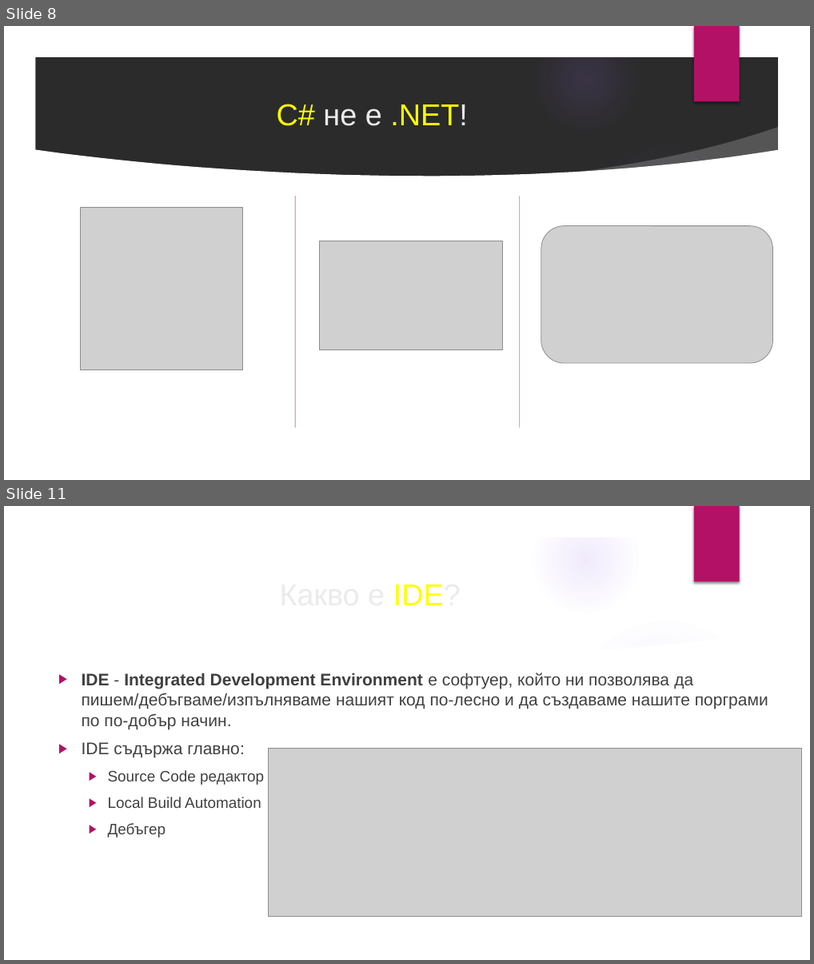
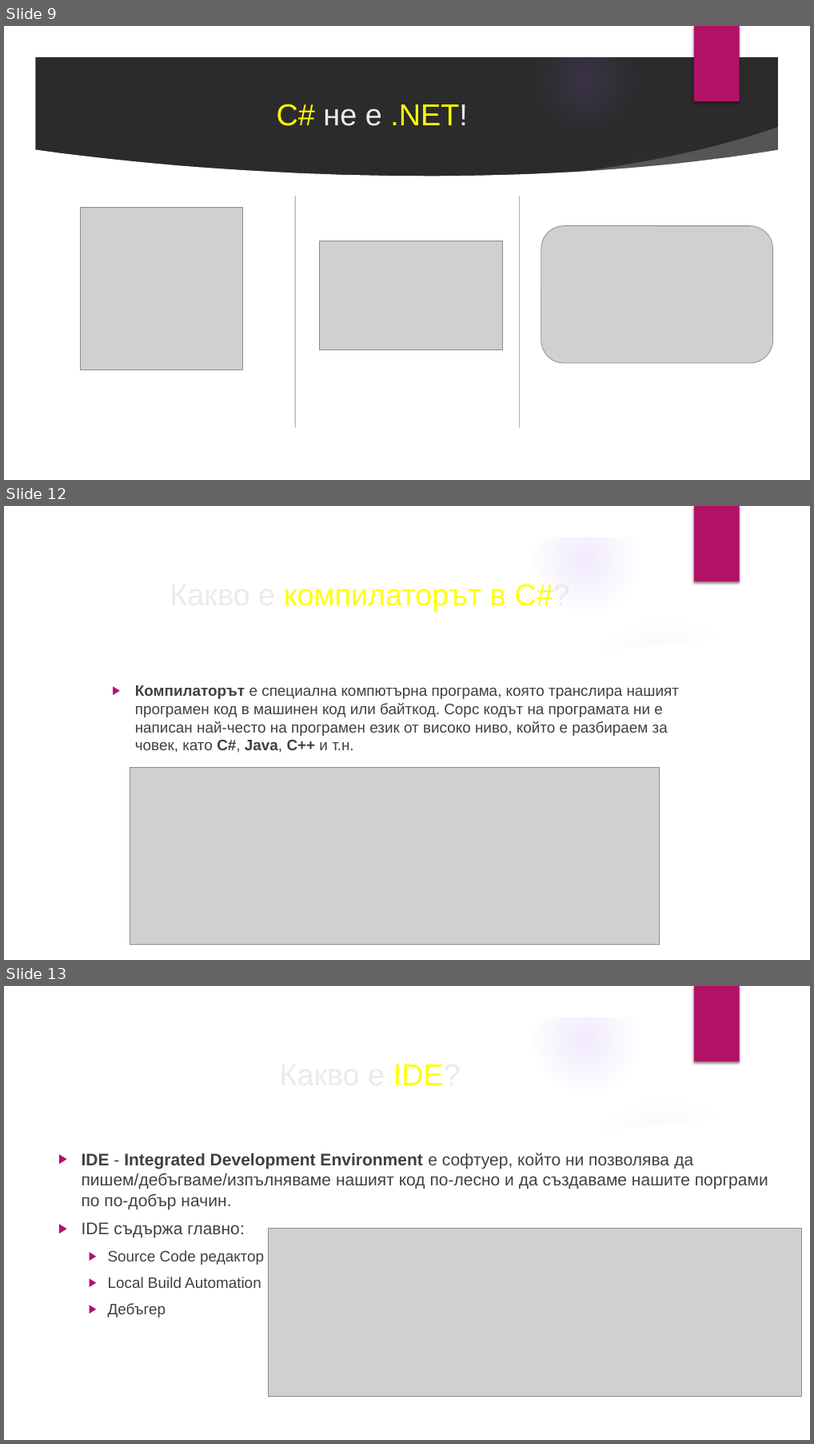
Before and after one commit to velizar92/CSharp-Programming-Presentations, a slide deck: C# Basics.pptx. Shown one above the other, each under a label of ours: slides 8 and 11 before the commit, slides 9, 12 and 13 after it; the slides between them are not shown. The pictures are 814x964 and 814x1444 pixels, drawn with LibreOffice and Linux fonts; fonts in the diff are those of the drawing; grey boxes stand for pictures; background and template pictures are left out; a plain dark background stands for a picture behind light text. Boxes give left, top, right and bottom in pixels: in the first picture for what was removed or moved away, otherwise in the second. Text is boxed around its words. In the diff, an @@ line names an element or a change of style, - is before the commit and + after.

```diff
--- a/C# Basics.pptx
+++ b/C# Basics.pptx
@@ slide 12 added at [4,506,810,960], background picture (left out); not listed: 9 template elements that a slide beside it also shows @@
@@ title added at [284,584,570,612], 36 pt, text #FFFF00 @@
+Какво е компилаторът в C#?
@@ text added at [135,685,680,752], 18 pt, text #404040 @@
+▶ Компилаторът е специална компютърна програма, която транслира нашият програмен код в машинен код или байткод. Сорс кодът на програмата ни е написан най-често на програмен език от високо ниво, който е разбираем за човек, като C#, Java, C++ и т.н.
@@ picture added at [130,768,660,944] @@
@@ what was slide 8 is now slide 9 @@
@@ what was slide 11 is now slide 13 @@
```
Also in this commit, not shown: 5 slides changed, 7 other slides added, 1 slide removed.
